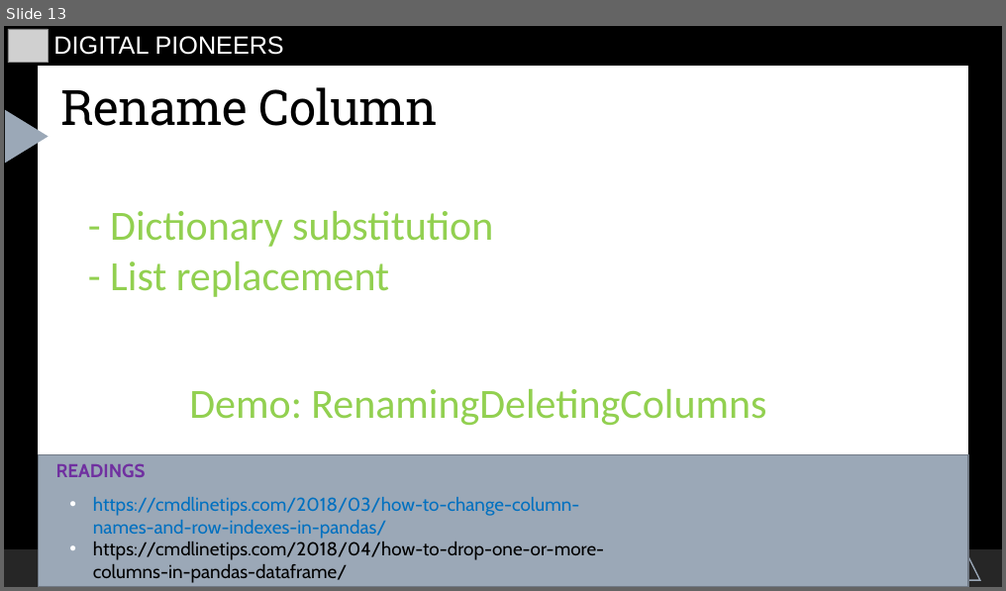
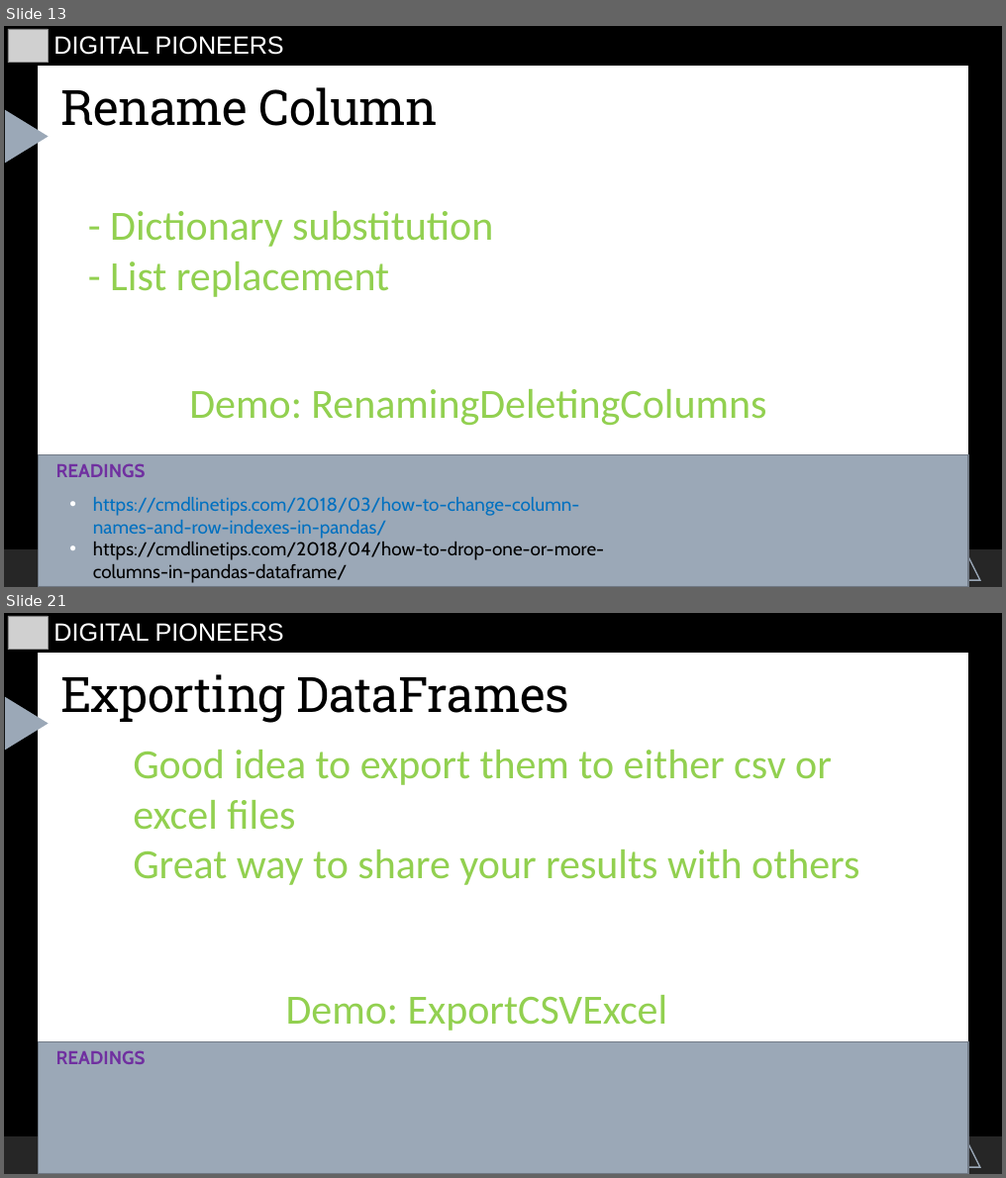
Before and after one commit to starswish2100/pythoninfinance, a slide deck: Introduction/hewei-material/5.Handling_Spreadsheets/HandlingSpreadsheets.odp. Shown one above the other, each under a label of ours: slide 13 before the commit, slides 13 and 21 after it; the slides between them are not shown. The pictures are 1006x591 and 1006x1178 pixels, drawn with LibreOffice and Linux fonts; fonts in the diff are those of the drawing; grey boxes stand for pictures. Boxes give left, top, right and bottom in pixels: in the first picture for what was removed or moved away, otherwise in the second. Text is boxed around its words. In the diff, an @@ line names an element or a change of style, - is before the commit and + after.

```diff
--- a/Introduction/hewei-material/5.Handling_Spreadsheets/HandlingSpreadsheets.odp
+++ b/Introduction/hewei-material/5.Handling_Spreadsheets/HandlingSpreadsheets.odp
@@ slide 21 added at <box>4,613,1002,1174</box>, background #000000; not listed: 5 template elements that a slide beside it also shows @@
@@ picture added at <box>8,616,49,650</box> @@
@@ text added at <box>54,623,284,642</box>, 24 pt, text #FFFFFF @@
+DIGITAL PIONEERS
@@ title added at <box>60,674,569,723</box>, 47 pt, text #000000 @@
+Exporting DataFrames
@@ text added at <box>133,750,859,885</box>, 40 pt, text #92D050 @@
+– Good idea to export them to either csv or excel files
+– Great way to share your results with others
@@ text added at <box>286,995,668,1031</box>, 40 pt, text #92D050 @@
+Demo: ExportCSVExcel
@@ freeform shape added at <box>38,1042,968,1174</box>, fill #9BA8B7, outline #717A86 1.25 pt @@
@@ text added at <box>56,1051,146,1064</box>, 18 pt, text #7030A0, bold @@
+READINGS
```
Also in this commit, not shown: 7 other slides added, 4 other files.
